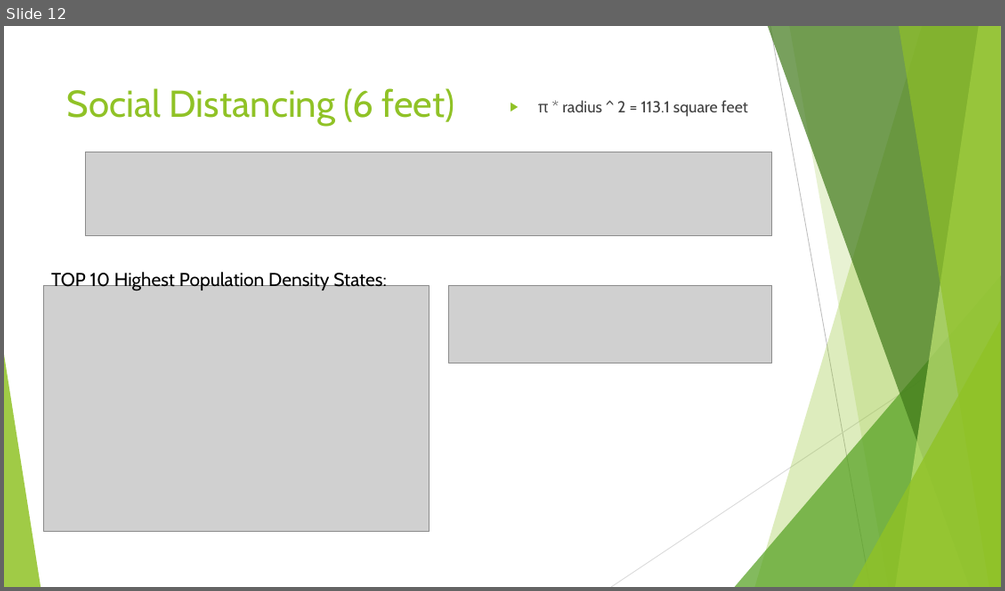
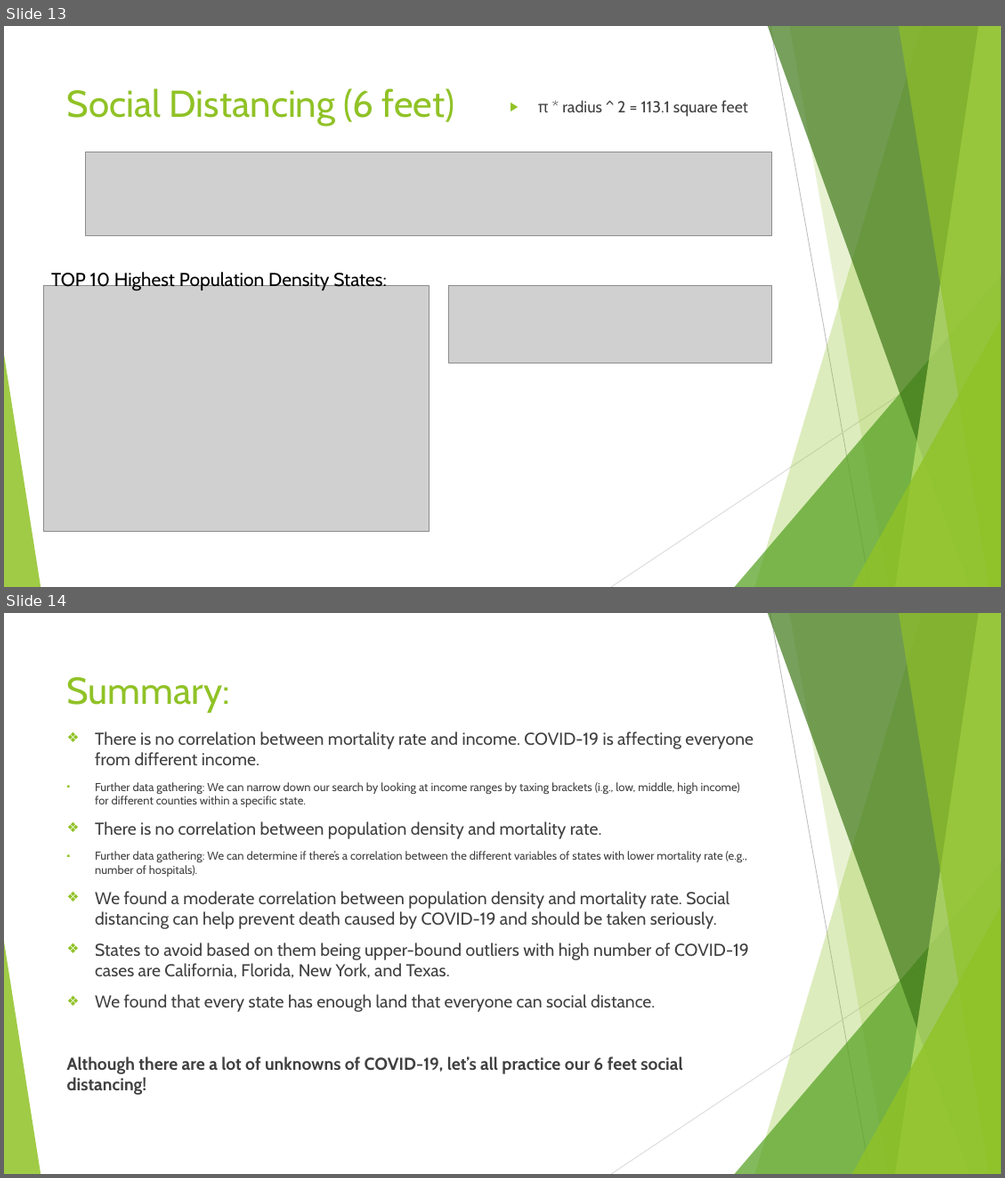
Before and after one commit to ssugiura47/COVID-19, a slide deck: COVID-19 Cases in the United States.pptx. Shown one above the other, each under a label of ours: slide 12 before the commit, slides 13 and 14 after it. The pictures are 1005x591 and 1005x1178 pixels, drawn with LibreOffice and Linux fonts; fonts in the diff are those of the drawing; grey boxes stand for pictures. Boxes give left, top, right and bottom in pixels: in the first picture for what was removed or moved away, otherwise in the second. Text is boxed around its words. In the diff, an @@ line names an element or a change of style, - is before the commit and + after.

```diff
--- a/COVID-19 Cases in the United States.pptx
+++ b/COVID-19 Cases in the United States.pptx
@@ slide 14 added at (4,613,1001,1174), background #FFFFFF; not listed: 10 template elements that a slide beside it also shows @@
@@ title added at (67,677,230,713), 36 pt, text #90C226 @@
+Summary:
@@ text added at (67,731,753,1094), 16.6 pt, text #404040 @@
+❖ There is no correlation between mortality rate and income. COVID-19 is affecting everyone from different income.
+▪ Further data gathering: We can narrow down our search by looking at income ranges by taxing brackets (i.g., low, middle, high income) for different counties within a specific state.
+❖ There is no correlation between population density and mortality rate.
+▪ Further data gathering: We can determine if there’s a correlation between the different variables of states with lower mortality rate (e.g., number of hospitals).
+❖ We found a moderate correlation between population density and mortality rate. Social distancing can help prevent death caused by COVID-19 and should be taken seriously.
+❖ States to avoid based on them being upper-bound outliers with high number of COVID-19 cases are California, Florida, New York, and Texas.
+❖ We found that every state has enough land that everyone can social distance.
+Although there are a lot of unknowns of COVID-19, let’s all practice our 6 feet social distancing!
@@ what was slide 12 is now slide 13 @@
```
Also in this commit, not shown: 1 slide changed, 1 other slide added.
